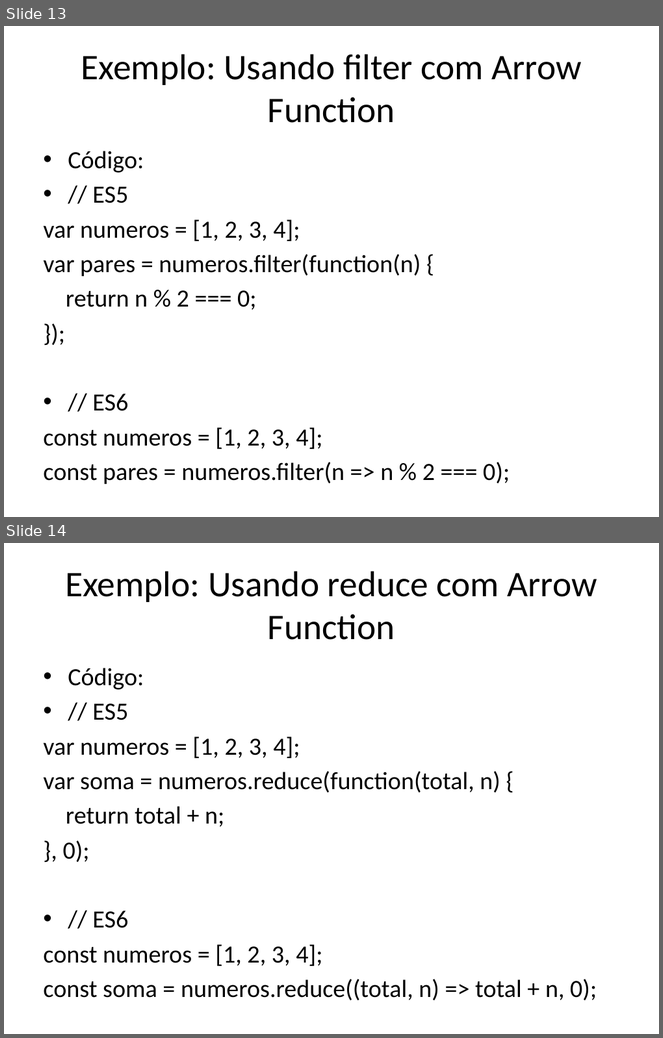
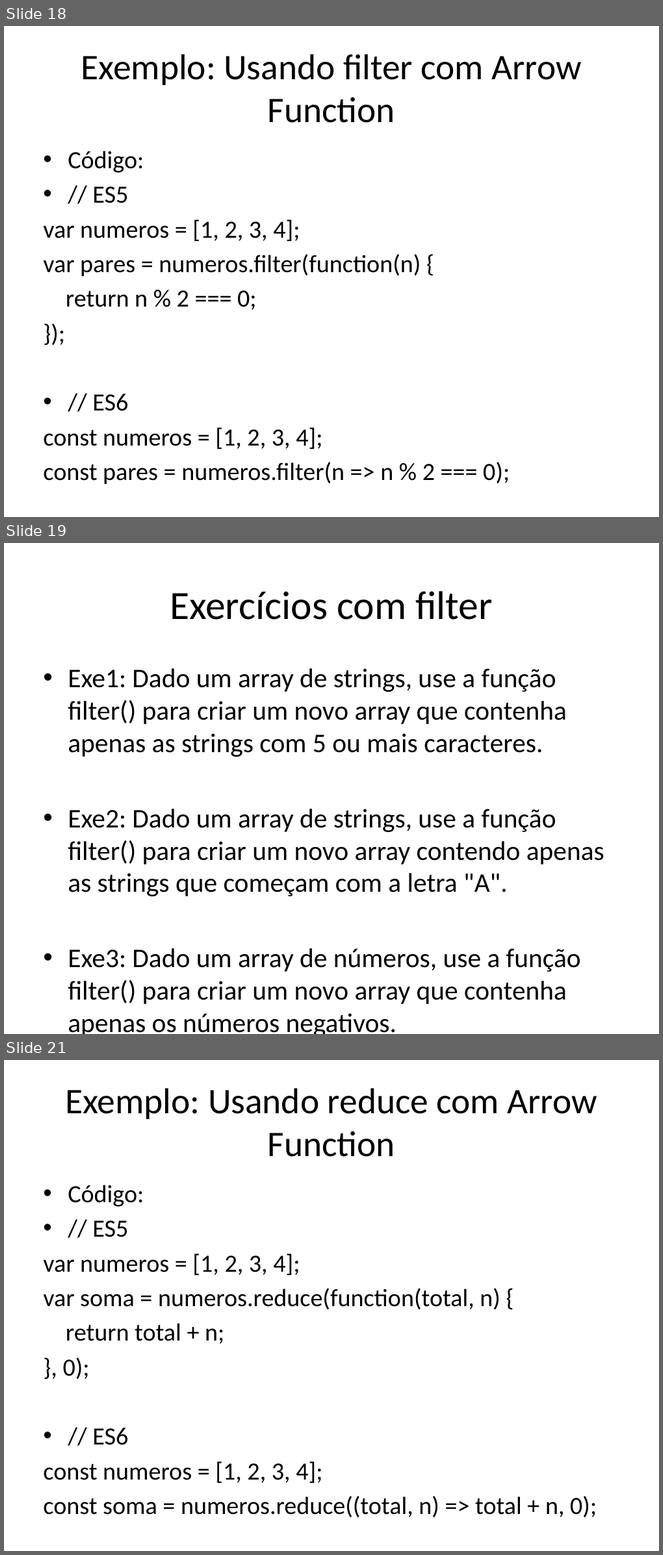
Before and after one commit to dfpires/progcomp2-2024a, a slide deck: ES5e6.pptx. Shown one above the other, each under a label of ours: slides 13 and 14 before the commit, slides 18, 19 and 21 after it; the slides between them are not shown. The pictures are 663x1038 and 663x1555 pixels, drawn with LibreOffice and Linux fonts; fonts in the diff are those of the drawing. Boxes give left, top, right and bottom in pixels: in the first picture for what was removed or moved away, otherwise in the second. Text is boxed around its words. In the diff, an @@ line names an element or a change of style, - is before the commit and + after.

```diff
--- a/ES5e6.pptx
+++ b/ES5e6.pptx
@@ slide 19 added at (4,543,659,1034), background #FFFFFF @@
@@ title added at (170,591,493,620), 44 pt, text #000000 @@
+Exercícios com filter
@@ text added at (68,668,605,1034), 29.6 pt, text #000000 @@
+• Exe1: Dado um array de strings, use a função filter() para criar um novo array que contenha apenas as strings com 5 ou mais caracteres.
+• Exe2: Dado um array de strings, use a função filter() para criar um novo array contendo apenas as strings que começam com a letra "A".
+• Exe3: Dado um array de números, use a função filter() para criar um novo array que contenha apenas os números negativos.
@@ what was slide 13 is now slide 18 @@
@@ what was slide 14 is now slide 21 @@
```
Also in this commit, not shown: 2 slides changed, 10 other slides added, 2 slides removed.
